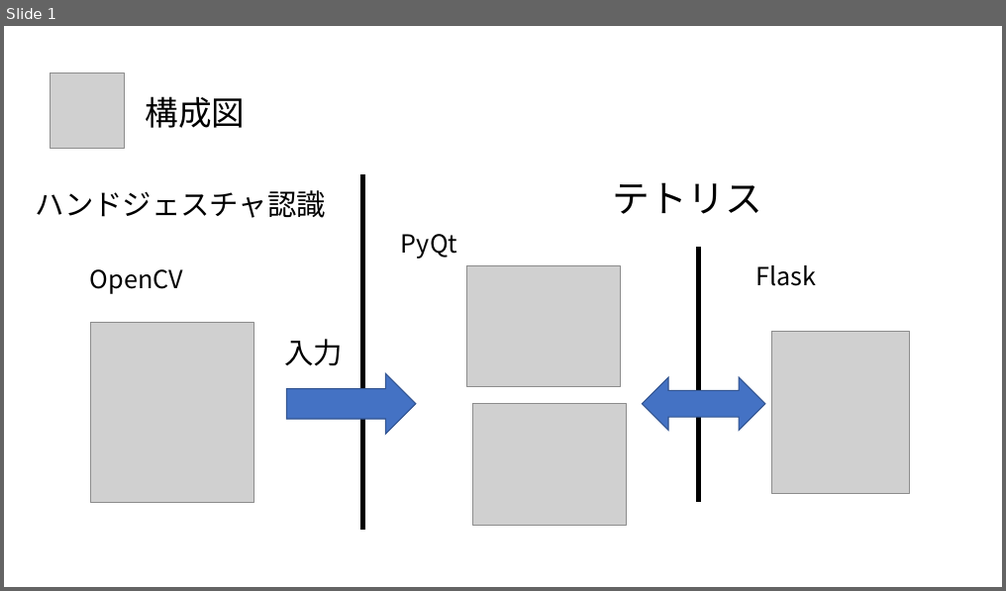
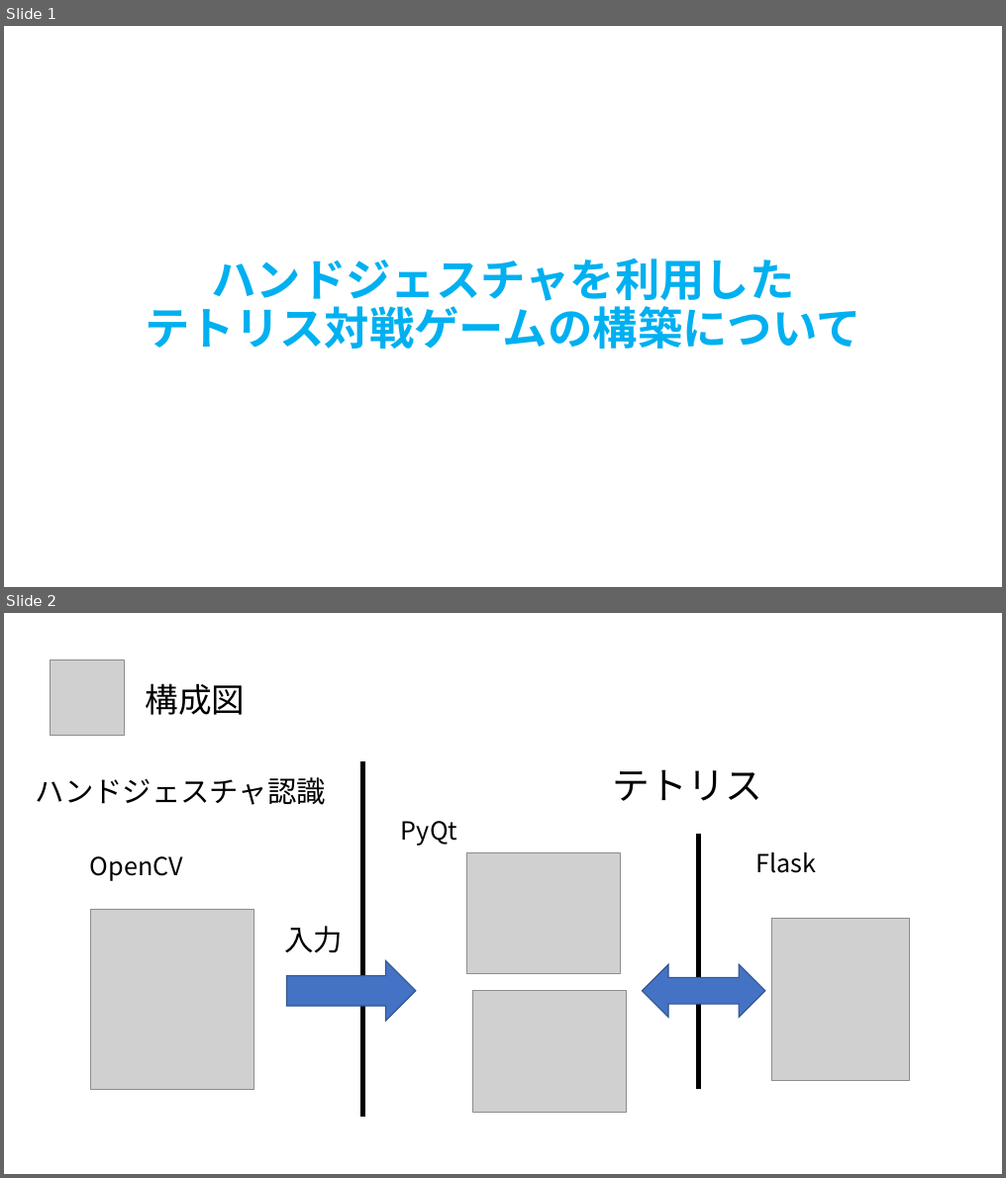
Before and after one commit to wakame-tech/vendredi-noir, a slide deck: spec.pptx. Shown one above the other, each under a label of ours: slide 1 before the commit, slides 1 and 2 after it. The pictures are 1006x591 and 1006x1178 pixels, drawn with LibreOffice and Linux fonts; fonts in the diff are those of the drawing; grey boxes stand for pictures. Boxes give left, top, right and bottom in pixels: in the first picture for what was removed or moved away, otherwise in the second. Text is boxed around its words. In the diff, an @@ line names an element or a change of style, - is before the commit and + after.

```diff
--- a/spec.pptx
+++ b/spec.pptx
@@ slide 1 added at (4, 26, 1002, 587), background #FFFFFF @@
@@ title added at (145, 258, 860, 349), 43.2 pt, text #00B0F0, bold @@
+ハンドジェスチャを利用した
+テトリス対戦ゲームの構築について
@@ what was slide 1 is now slide 2 @@
```
Also in this commit, not shown: 2 other slides added, 1 other file.
